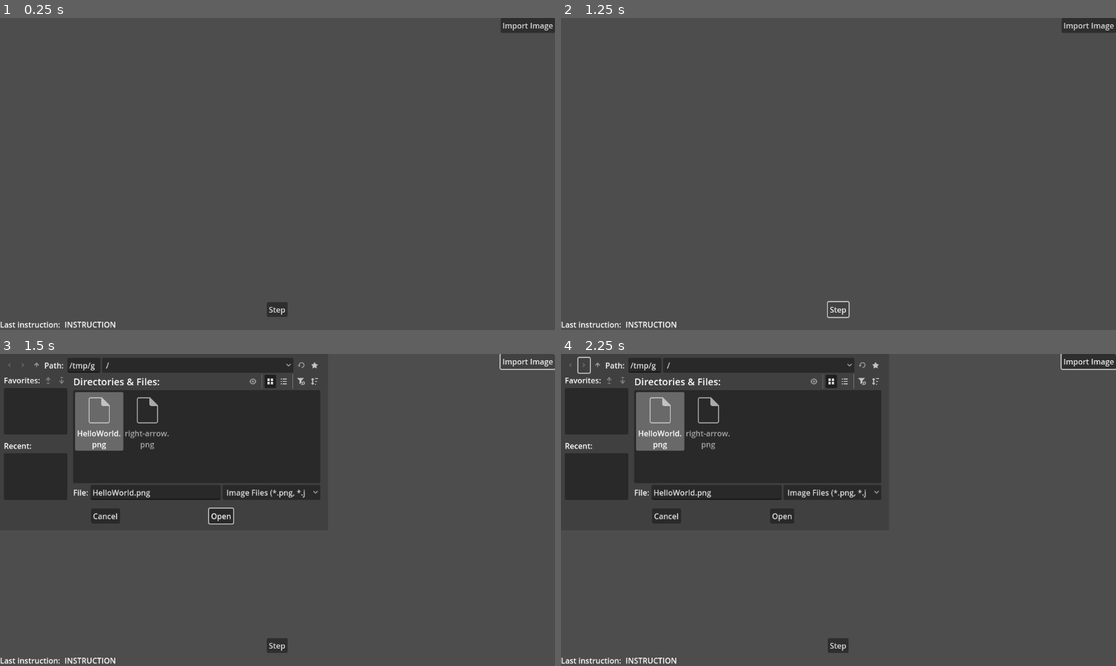
Above: before the commit, frames 1-4 (two rows, left to right).
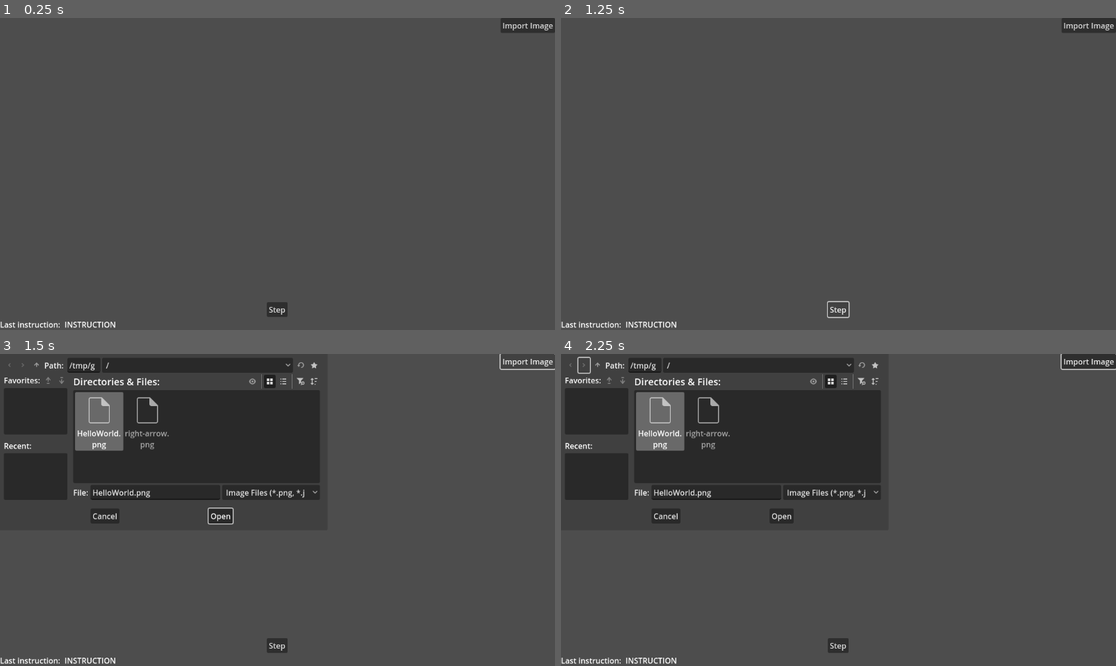
Above: after the commit, the same moments.

Repository: thelvm/godot-pietlang-ide
Game: Godot game, scene res://main.tscn
The game is run twice, just before and just after one commit, with the same random seed, the same clock (stepped at 60 frames per second) and the same inputs.
Inputs (mouse positions are in pixels of both pictures, inside the frame that each line leads up to):
- Up to frame 1 (0.25 s): no input
- Up to frame 2 (1.25 s): click "Step" at 0.5 s
- Up to frame 3 (1.5 s): click "Import Image" at 1.25 s
- Up to frame 4 (2.25 s): click (583, 366) at 2 s

Frames 1-2 are identical in both runs. In frame 3, 0.3% of the frame differs, in the area x 16-58%, y 2-55%; in frame 4, 0.3%.
Error in both runs: Cannot call method 'get_pixelv' on a null value. (res://pietlang_interpreter.gd:81)

Commit message:
Implement Piet color block navigation and stack operations
Refactored Piet interpreter to use color block navigation for codel movement, added functions for color block detection and next codel selection. Implemented additional Piet stack operations: push, duplicate, pop, and roll, with corresponding logic in stack.gd. Fixed hue difference calculation in instruction selection.

Diff:
--- a/pietlang_interpreter.gd
+++ b/pietlang_interpreter.gd
@@ -79,18 +79,11 @@
 
 func step() -> void:
 	var previous_color := source_image.get_pixelv(dp_position)
-
-	match dp_direction:
-		DP_RIGHT:
-			dp_position += Vector2i.RIGHT
-		DP_DOWN:
-			dp_position += Vector2i.DOWN
-		DP_LEFT:
-			dp_position += Vector2i.LEFT
-		DP_UP:
-			dp_position += Vector2i.UP
+	var color_block := get_color_block(dp_position, previous_color)
+	dp_position = get_next_codel_from_color_block(color_block)
 
 	var instruction := get_instruction(previous_color, source_image.get_pixelv(dp_position))
+
 	match instruction:
 		&"add":
 			piet_add()
@@ -102,6 +95,12 @@
 			piet_divide()
 		&"switch":
 			piet_switch()
+		&"push":
+			piet_push(color_block.size())
+		&"duplicate":
+			piet_duplicate()
+		&"pop":
+			piet_pop()
 
 	executed_instruction.emit(instruction)
 	#stack.push(dp_position.x + 64)
@@ -112,7 +111,7 @@
 	var previous_pietcolor := color_to_pietcolor(previous_color)
 	var current_pietcolor := color_to_pietcolor(current_color)
 	if not previous_pietcolor.is_empty() and not current_pietcolor.is_empty():
-		var hue_diff := posmod(previous_pietcolor[0] - current_pietcolor[0], 6)
+		var hue_diff := posmod(current_pietcolor[0] - previous_pietcolor[0], 6)
 		var light_diff := posmod(previous_pietcolor[1] - current_pietcolor[1], 3)
 		return INSTRUCTIONS.get([hue_diff, light_diff], &"Unknown instruction")
 	else:
@@ -123,6 +122,125 @@
 static func color_to_pietcolor(color: Color) -> PackedInt32Array:
 	var piet_color: PackedInt32Array = PIET_COLORS.get(color.to_html(false), [])
 	return piet_color
+
+
+## Returns all the codels belonging to the color block of which start_codel is a part of.
+func get_color_block(start_codel: Vector2i, start_codel_color: Color) -> Array[Vector2i]:
+	var to_explore: Array[Vector2i] = [start_codel]
+	var part_of_block: Array[Vector2i] = []
+
+	while not to_explore.is_empty():
+		var current: Vector2i = to_explore.pop_back()
+		part_of_block.append(current)
+
+		# right
+		if current.x + 1 < source_image.get_width():
+			var right := Vector2i(current.x + 1, current.y)
+			if source_image.get_pixelv(right) == start_codel_color and not part_of_block.has(right) and not to_explore.has(right):
+				to_explore.append(right)
+
+		# left
+		if current.x - 1 >= 0:
+			var left := Vector2i(current.x - 1, current.y)
+			if source_image.get_pixelv(left) == start_codel_color and not part_of_block.has(left) and not to_explore.has(left):
+				to_explore.append(left)
+
+		# down
+		if current.y + 1 < source_image.get_height():
+			var down := Vector2i(current.x, current.y + 1)
+			if source_image.get_pixelv(down) == start_codel_color and not part_of_block.has(down) and not to_explore.has(down):
+				to_explore.append(down)
+
+		# up
+		if current.y - 1 >= 0:
+			var up := Vector2i(current.x, current.y - 1)
+			if source_image.get_pixelv(up) == start_codel_color and not part_of_block.has(up) and not to_explore.has(up):
+				to_explore.append(up)
+
+	return part_of_block
+
+
+## Given the color block, uses the current dp_position, dp_direction and cc_direction to figure out the next codel.
+func get_next_codel_from_color_block(color_block: Array[Vector2i]) -> Vector2i:
+	var target_codel := Vector2i(0, 0)
+
+	if dp_direction == DP_RIGHT:
+		# Find rightmost codel
+		for codel in color_block:
+			if codel.x > target_codel.x:
+				target_codel = codel
+
+		if cc_direction == CC_LEFT:
+			# Among rightmost, choose topmost
+			for codel in color_block:
+				if codel.x == target_codel.x and codel.y < target_codel.y:
+					target_codel = codel
+		elif cc_direction == CC_RIGHT:
+			# Among rightmost, choose bottommost
+			for codel in color_block:
+				if codel.x == target_codel.x and codel.y > target_codel.y:
+					target_codel = codel
+
+		return target_codel + Vector2i(1, 0)
+
+	elif dp_direction == DP_LEFT:
+		# Find leftmost codel
+		for codel in color_block:
+			if codel.x < target_codel.x:
+				target_codel = codel
+
+		if cc_direction == CC_LEFT:
+			# Among leftmost, choose bottommost
+			for codel in color_block:
+				if codel.x == target_codel.x and codel.y > target_codel.y:
+					target_codel = codel
+		elif cc_direction == CC_RIGHT:
+			# Among leftmost, choose topmost
+			for codel in color_block:
+				if codel.x == target_codel.x and codel.y < target_codel.y:
+					target_codel = codel
+
+		return target_codel + Vector2i(-1, 0)
+
+	elif dp_direction == DP_UP:
+		# Find topmost codel
+		for codel in color_block:
+			if codel.y < target_codel.y:
+				target_codel = codel
+
+		if cc_direction == CC_LEFT:
+			# Among topmost, choose leftmost
+			for codel in color_block:
+				if codel.y == target_codel.y and codel.x < target_codel.x:
+					target_codel = codel
+		elif cc_direction == CC_RIGHT:
+			# Among topmost, choose rightmost
+			for codel in color_block:
+				if codel.y == target_codel.y and codel.x > target_codel.x:
+					target_codel = codel
+
+		return target_codel + Vector2i(0, -1)
+
+	elif dp_direction == DP_DOWN:
+		# Find bottommost codel
+		for codel in color_block:
+			if codel.y > target_codel.y:
+				target_codel = codel
+
+		if cc_direction == CC_LEFT:
+			# Among bottommost, choose rightmost
+			for codel in color_block:
+				if codel.y == target_codel.y and codel.x > target_codel.x:
+					target_codel = codel
+		elif cc_direction == CC_RIGHT:
+			# Among bottommost, choose leftmost
+			for codel in color_block:
+				if codel.y == target_codel.y and codel.x < target_codel.x:
+					target_codel = codel
+
+		return target_codel + Vector2i(0, 1)
+
+	return Vector2i(-1, -1) # Something went wrong
 
 
 ## Pops the top two values off the stack, adds them, and pushes the result back on the stack.
@@ -165,10 +283,38 @@
 		return
 	var value: int = posmod(bottom_value, top_value) * sign(top_value)
 	stack.push(value)
-
-
+	stack_updated.emit()
+
+
+## Pushes the value of the colour block just exited on to the stack.
+func piet_push(value: int) -> void:
+	stack.push(value)
+	stack_updated.emit()
+
+
+## Pops the top value off the stack and toggles the CC that many times (the absolute value of that many times if negative).
 func piet_switch() -> void:
 	if not stack.is_empty():
 		var value = stack.get(stack.size())
 		stack.remove_at(stack.size() - 1)
 		cc_direction = (cc_direction + abs(value)) % 2
+
+## Pushes a copy of the top value on the stack on to the stack.
+func piet_duplicate() -> void:
+	var value := stack.pop()
+	stack.push(value)
+	stack.push(value)
+	stack_updated.emit()
+
+
+## Pops the top value off the stack and discards it.
+func piet_pop() -> void:
+	stack.pop()
+
+
+## Pops the top two values off the stack and "rolls" the remaining stack entries to a depth equal to the second value popped, by a number of rolls equal to the first value popped. A single roll to depth n is defined as burying the top value on the stack n deep and bringing all values above it up by 1 place. A negative number of rolls rolls in the opposite direction.
+func piet_roll() -> void:
+	var roll_steps := stack.pop()
+	var roll_depth := stack.pop()
+	stack.roll(roll_depth, roll_steps)
+	stack_updated.emit()
--- a/stack.gd
+++ b/stack.gd
@@ -23,5 +23,22 @@
 	_stack.append(value)
 
 
+## A single roll to depth n is defined as burying the top value on the stack n deep and bringing all values above it up by 1 place.
+func roll(depth: int, steps: int) -> void:
+	depth = mini(absi(depth), _stack.size())
+	# Blunt, unoptimized, but literally the definition of the operation
+	# Maybe incorrect?
+	if steps > 0:
+		for i in range(steps % depth):
+			var value := pop()
+			_stack.insert(_stack.size() - depth - 1, value)
+	if steps < 0:
+		for i in range(abs(steps) % depth):
+			var value := _stack[_stack.size() - depth - 1]
+			_stack.remove_at(_stack.size() - depth - 1)
+			_stack.append(value)
+
+
+## Returns a copy of the stack as an array.
 func as_array() -> PackedInt64Array:
 	return _stack.duplicate()
